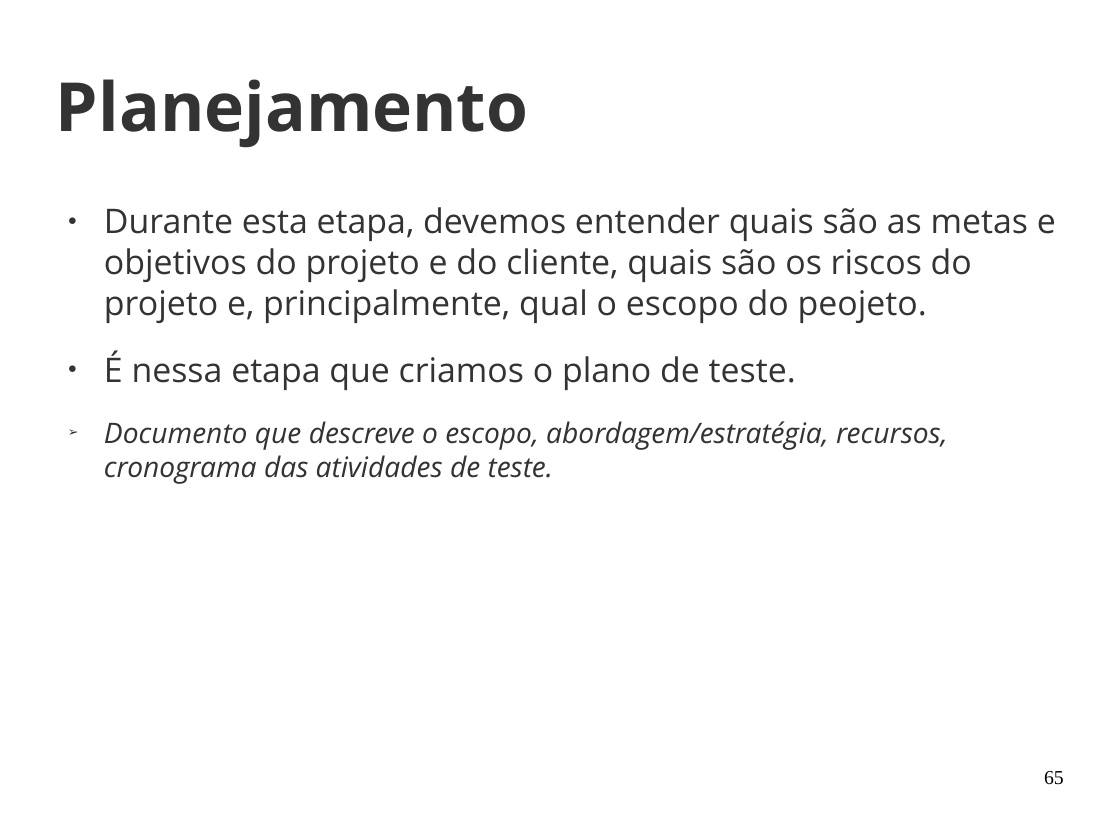
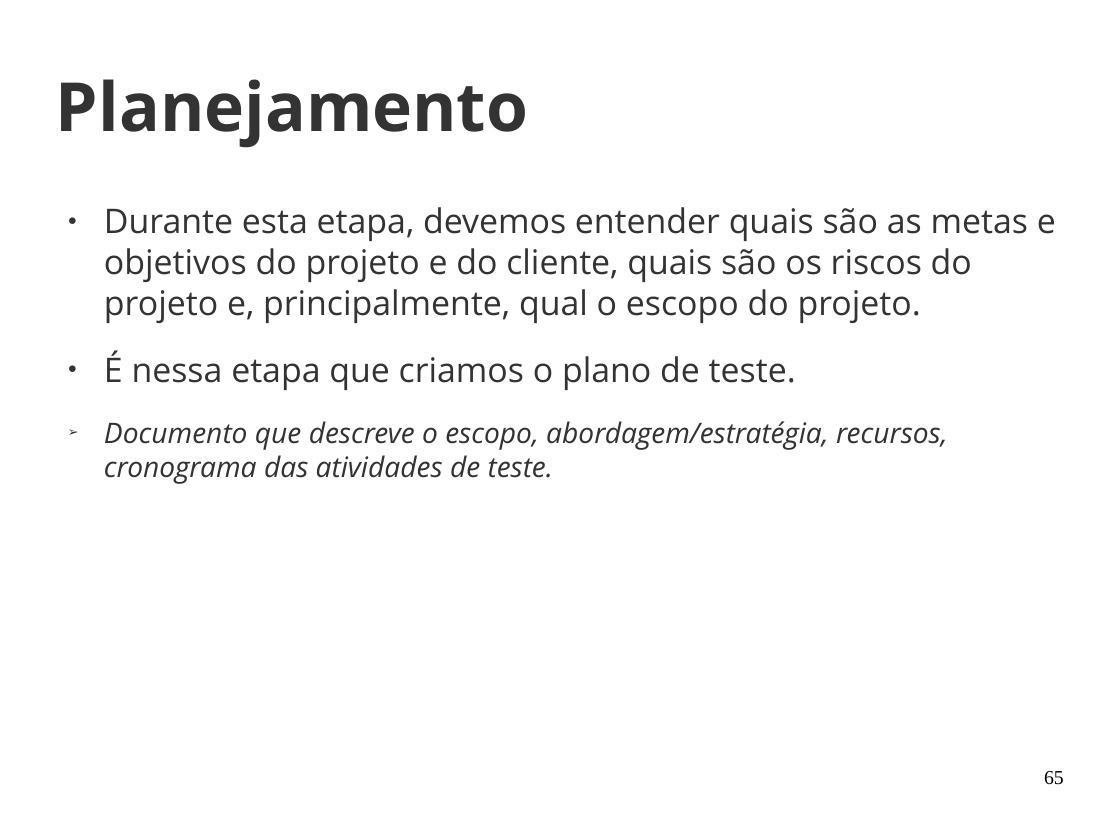
Before and after one commit to joaohelio/eng_de_software, a slide deck: slide 65 of Aulas/20170429/aula_2.odp. Drawn at 1120x840 pixels with LibreOffice and Linux fonts; fonts in the diff are those of the drawing; background and template pictures are left out. Boxes give left, top, right and bottom in pixels: in the first picture for what was removed or moved away, otherwise in the second. Text is boxed around its words. In the diff, an @@ line names an element or a change of style, - is before the commit and + after.

```diff
--- a/Aulas/20170429/aula_2.odp
+++ b/Aulas/20170429/aula_2.odp
@@ text at (104, 207, 1056, 323): text changed @@
-● Durante esta etapa, devemos entender quais são as metas e objetivos do projeto e do cliente, quais são os riscos do projeto e, principalmente, qual o escopo do peojeto.
+● Durante esta etapa, devemos entender quais são as metas e objetivos do projeto e do cliente, quais são os riscos do projeto e, principalmente, qual o escopo do projeto.
```
Also in this commit, not shown: 5 other slides changed.
